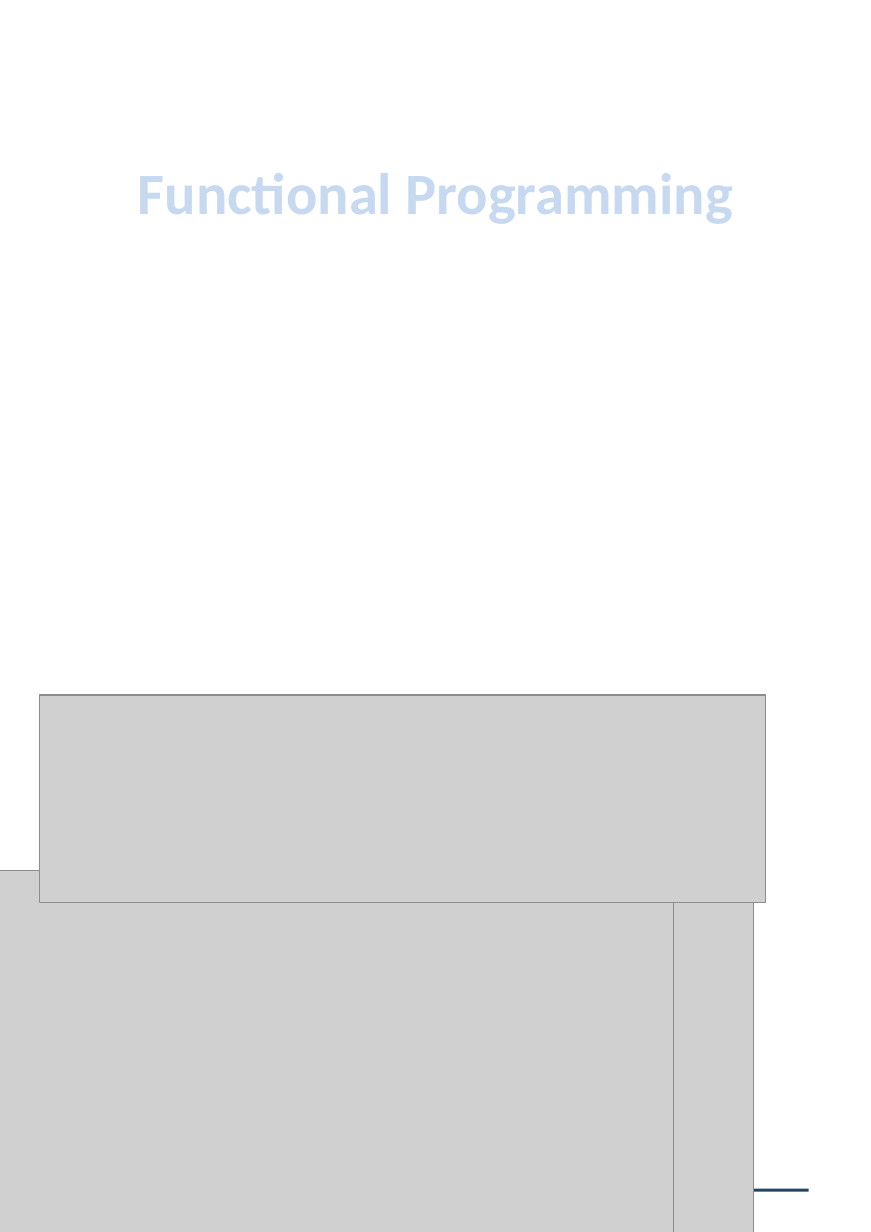
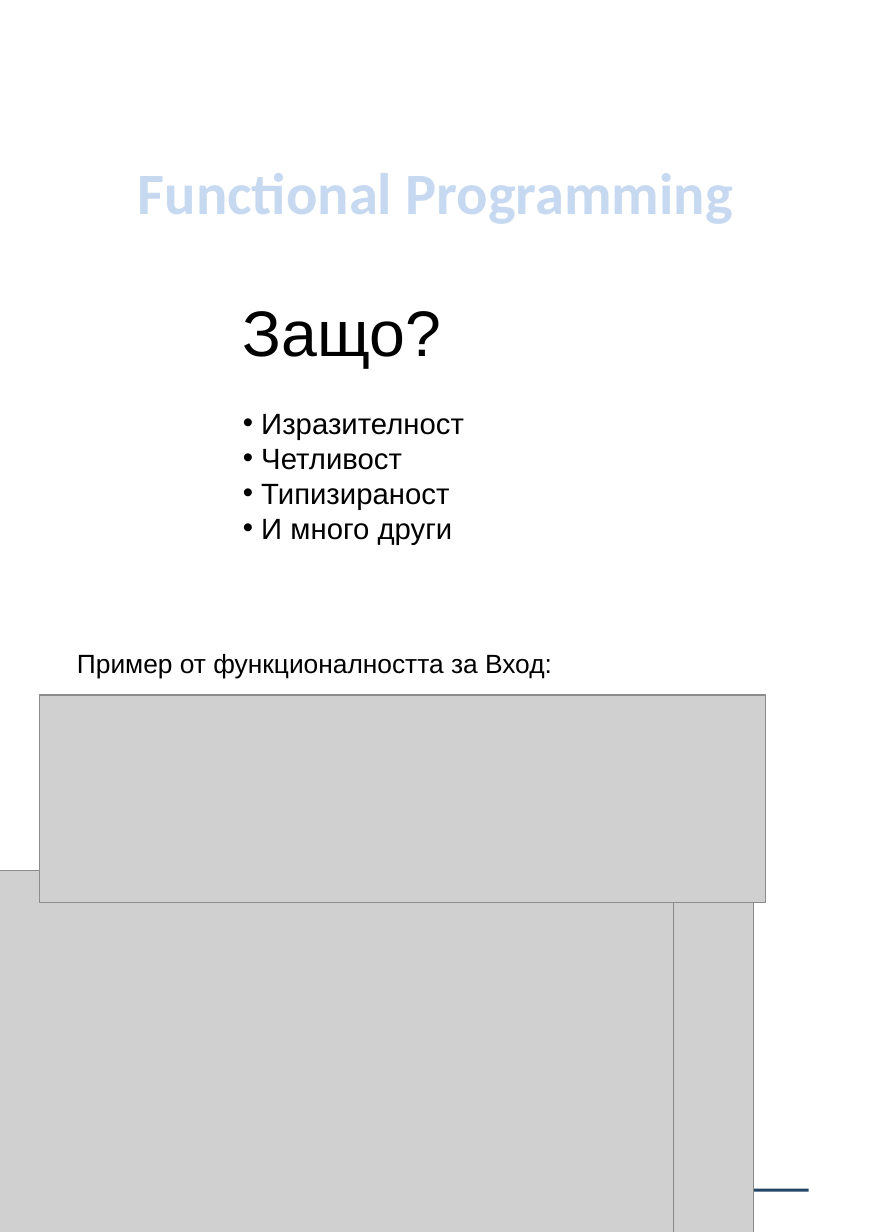
Before and after one commit to rossburnette/AspReactDddCqrsEventSourcingHateoas, a slide deck: slide 10 of resources/softuniada/Softuniada-Project-Documentation.pptx (slide 7 before the commit). Drawn at 871x1232 pixels with LibreOffice and Linux fonts; fonts in the diff are those of the drawing; grey boxes stand for pictures; background and template pictures are left out. Boxes give left, top, right and bottom in pixels: in the first picture for what was removed or moved away, otherwise in the second. Text is boxed around its words. In the diff, an @@ line names an element or a change of style, - is before the commit and + after.

```diff
--- a/resources/softuniada/Softuniada-Project-Documentation.pptx
+++ b/resources/softuniada/Softuniada-Project-Documentation.pptx
@@ text added at box(243, 311, 464, 545), 20 pt, text #000000 @@
+Защо?
+• Изразителност
+• Четливост
+• Типизираност
+• И много други
@@ text added at box(77, 654, 552, 679), 18 pt, text #000000 @@
+Пример от функционалността за Вход:
```
Also in this commit, not shown: 2 other slides changed, 4 slides added, 1 slide removed, 2 other files.
